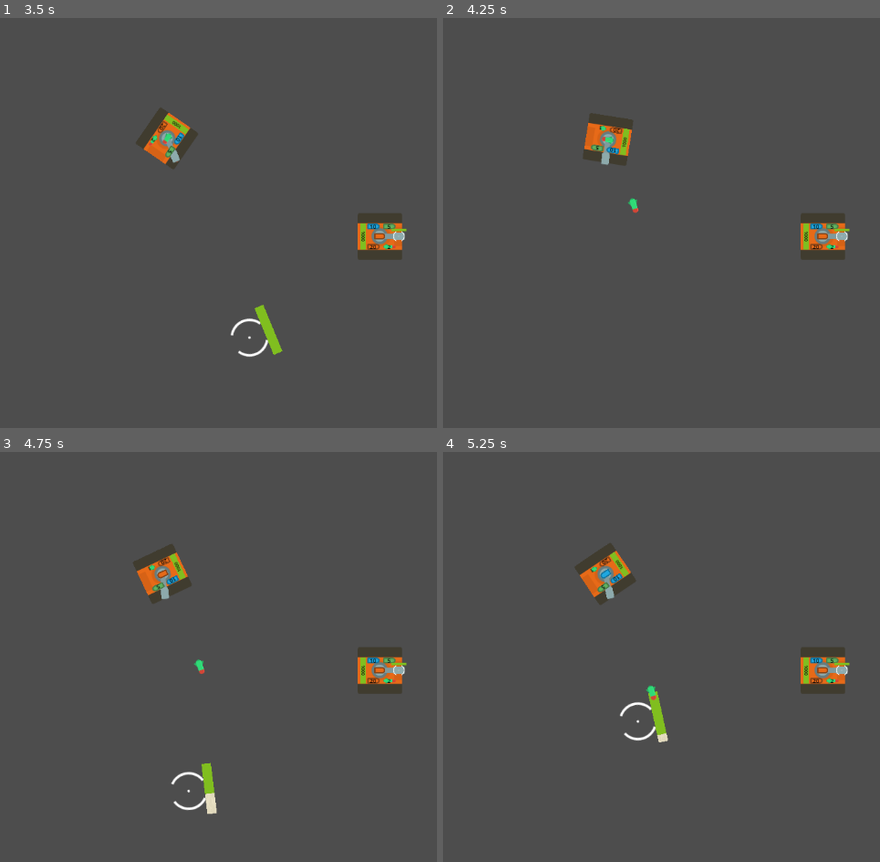
Above: before the commit, frames 1-4 (two rows, left to right).
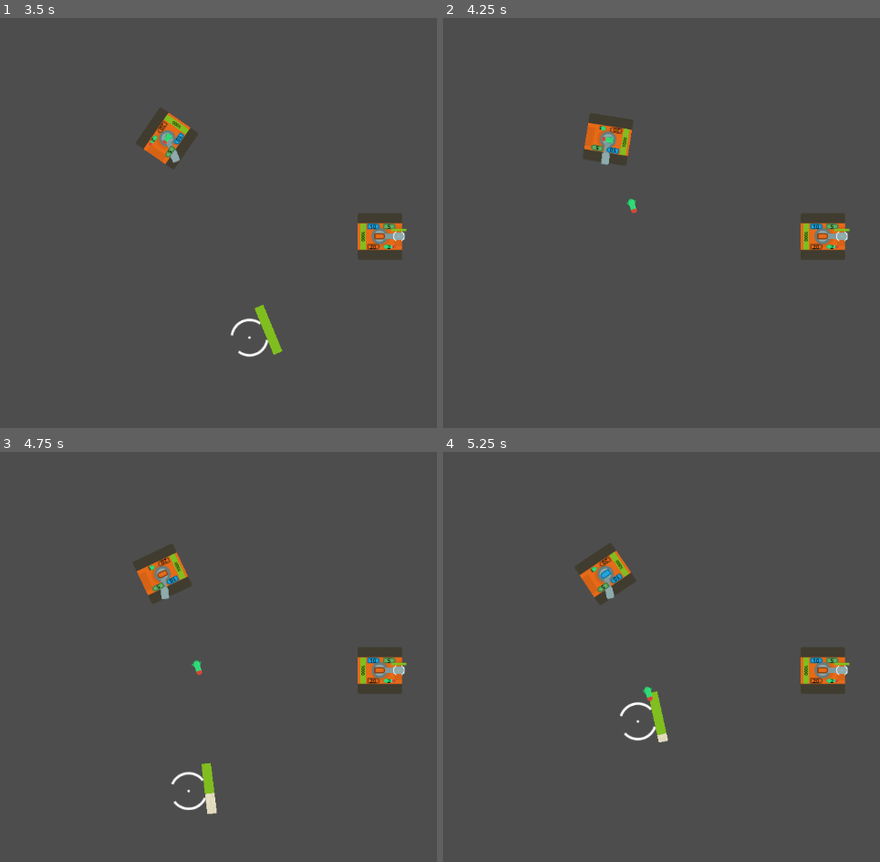
Above: after the commit, the same moments.

Repository: KakCmambnporpawwucmow/tanks_kidz
Game: Godot game, scene res://layers/test.tscn
The game is run twice, just before and just after one commit, with the same random seed, the same clock (stepped at 60 frames per second) and the same inputs.
Inputs (mouse positions are in pixels of both pictures, inside the frame that each line leads up to):
- Up to frame 1 (3.5 s): tap Enter at 0.5 s; move the mouse to (outside the picture) at 0.52 s; hold E (ammo_ap) 0.53-1.28 s; hold D (rotate_right) 0.53-2.03 s; tap W (move_forward) at 0.77, 1.52, 3.02 s; move the mouse to (192, 243) at 1.27 s; tap R (ammo_he) at 1.35 s; move the mouse to (410, 132) at 2.02 s; hold A (rotate_left) 2.03-2.78 s; hold F (ammo_heat) 2.03-2.78 s; move the mouse to (301, 305) at 2.77 s; hold D (rotate_right) from 2.78 s (still down); tap C (ammo_missile) at 2.85 s
- Up to frame 2 (4.25 s): keep holding D (rotate_right); move the mouse to (outside the picture) at 3.52 s; press the mouse at (outside the picture) at 3.53 s; tap W (move_forward) at 3.77 s
- Up to frame 3 (4.75 s): move the mouse to (117, 595) at 4.27 s; release D (rotate_right) at 4.28 s; release the mouse at (117, 595) at 4.28 s; hold A (rotate_left) from 4.28 s (still down); tap E (ammo_ap) at 4.35 s; tap W (move_forward) at 4.52 s
- Up to frame 4 (5.25 s): move the mouse to (814, 657) at 5.02 s; release A (rotate_left) at 5.03 s; hold D (rotate_right) from 5.03 s (still down); hold R (ammo_he) from 5.03 s (still down)

Frame 1 is identical in both runs. In frame 2, less than 0.1% of the frame differs, in the area x 41-45%, y 43-48%; in frame 3, less than 0.1%; in frame 4, less than 0.1%, in the area x 45-49%, y 57-61%.

Commit message:
FIX
Исправлена ошибка при скейле = 0 не учитывался статический разброс.

Diff:
--- a/entities/tanks/base/smart_crosshair.gd
+++ b/entities/tanks/base/smart_crosshair.gd
@@ -19,7 +19,7 @@
 	tween_move.set_ease(Tween.EASE_IN_OUT)
 
 func get_spread_norm()->float:
-	return (scale.x - min_scale.x) / delta_scale
+	return 1 + (scale.x - min_scale.x) / delta_scale
 
 func update_position(position:Vector2 = Vector2.ZERO):
 	if position == Vector2.ZERO:
